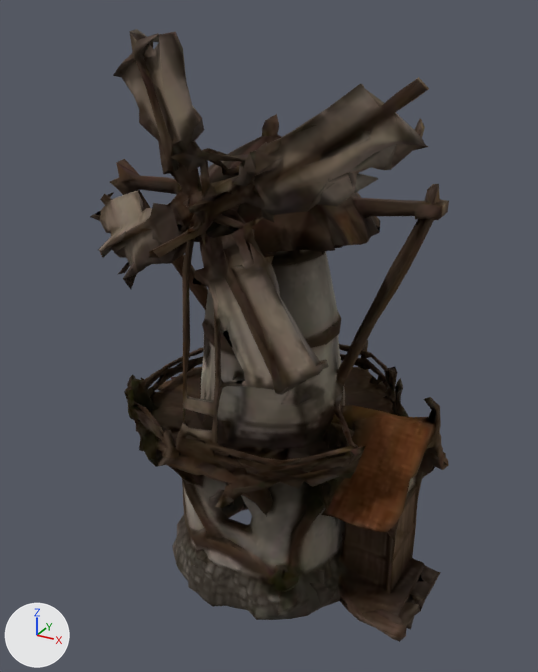
The glTF model assets/env/env_windmill.glb: old version first, new version second.
Before and after are seen from a 50 mm camera at (1.2, -2.11, 1.05) aimed at (0.03, 0.02, -0.02). The axes (+X, +Y, +Z) are drawn at lower left. The lights are the same throughout. The first picture is the older version. Where no turn or scale is listed for an object, it has been applied to the vertices. Vertices at exactly the same position are counted once.

Script lines for the objects in view, before the commit:
```python
me_mesh_0 = bpy.data.meshes.new('Mesh_0')
me_mesh_0.from_pydata(...)  # 4812 vertices, 9914 faces; spans x 0.0..1.33, y -1.18..0.0, z 0.0..1.99
me_mesh_0.materials.append(mat_material_0)
ob_mesh_0 = bpy.data.objects.new('Mesh_0', me_mesh_0)
ob_mesh_0.location = (-0.654, 0.608, -0.997)
```
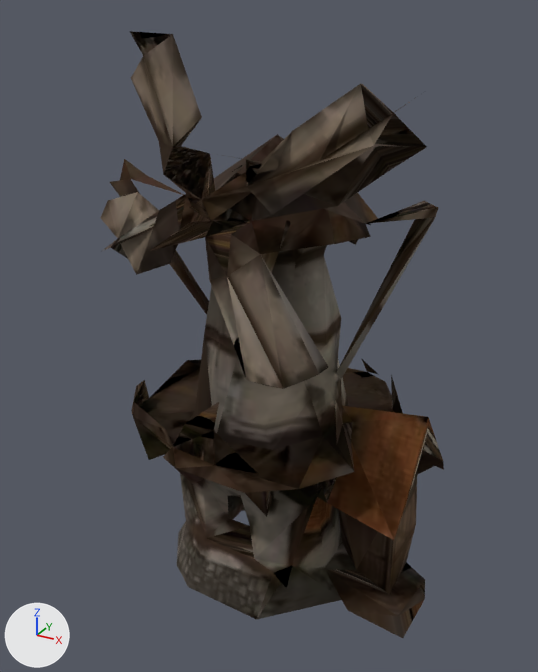
Where the newer file only moved an object's origin or applied its transform, the numbers keep the older frame.

The edits, one by one:
me_mesh_0 is used by ob_mesh_0; location (-0.654, 0.608, -0.997).
me_mesh_0 had 4812 vertices, 9914 faces and spanned x 0.0..1.33, y -1.18..0.0, z 0.0..1.99.
me_mesh_0 now has 405 vertices, 850 faces and spans x 0.0..1.33, y -1.17..-0.02, z 0.0..1.99.
me_mesh_0 part 1: 4398 vertices removed from x 0.01..1.33, y -1.18..0.0, z 0.0..1.99.
Other edits to the shape of me_mesh_0 do not show in these pictures.

Where the change shows, as pixel boxes [x1, y1, x2, y2] in the pictures (538 x 672 px):
'Mesh_0', reshaped
    before: [90, 29, 449, 642]
    after: [101, 31, 444, 638]
part 1 of me_mesh_0, deleted (brown)
    before: [90, 29, 449, 642]
